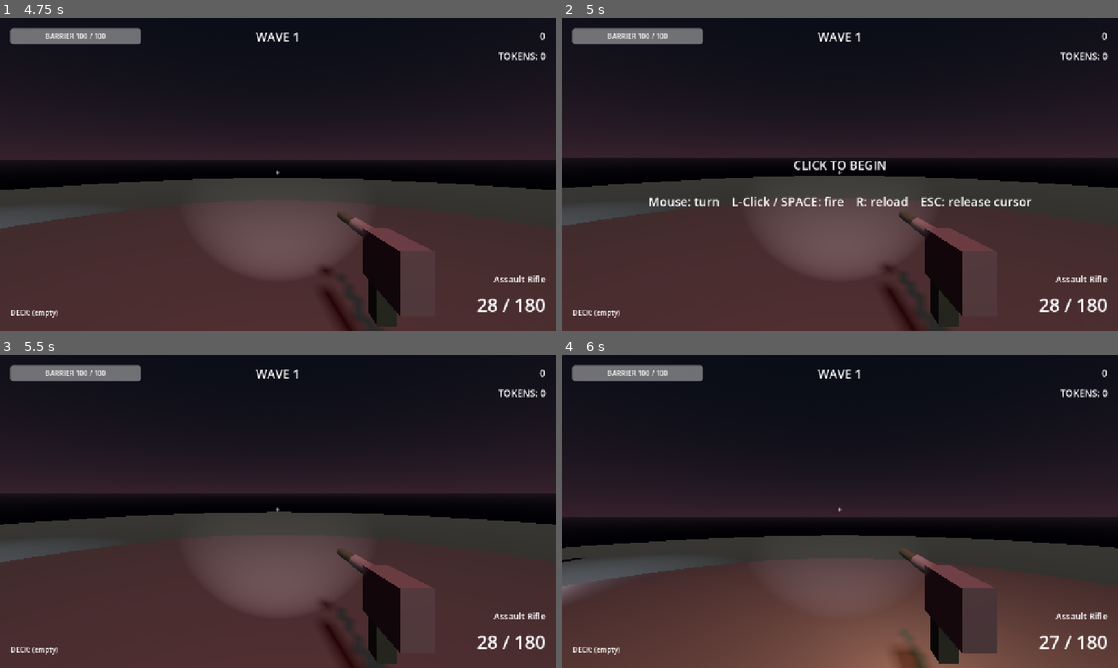
Above: before the commit, frames 1-4 (two rows, left to right).
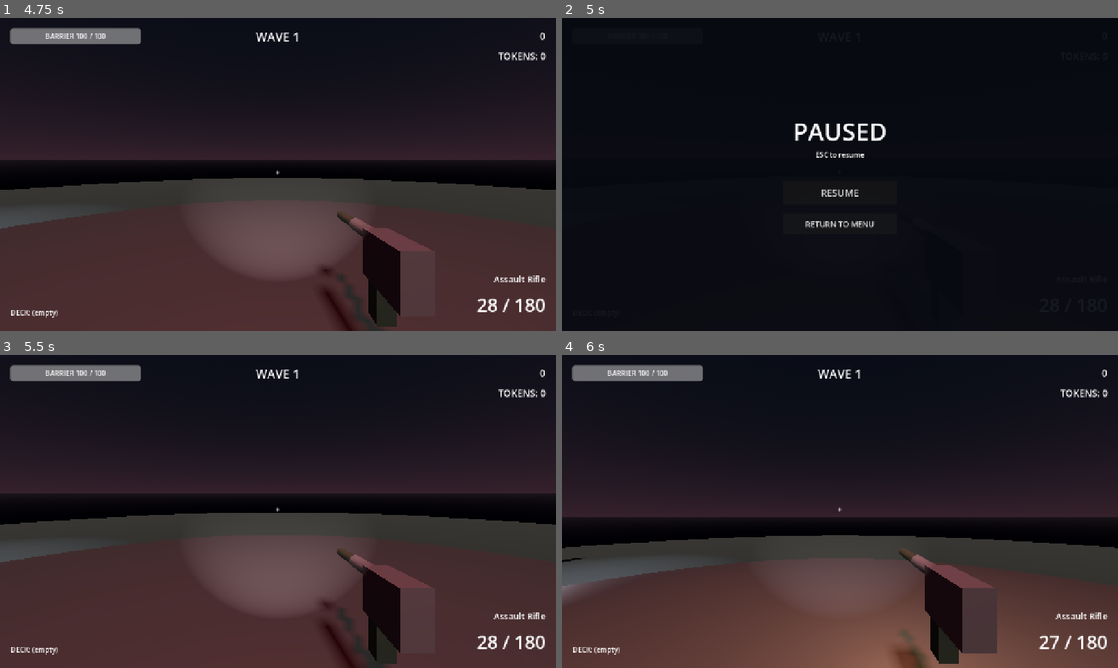
Above: after the commit, the same moments.

Repository: Josh-Buck/site-echo-7
Game: Godot game, scene res://scenes/ui/TitleScreen.tscn
Two runs of this game, one before a commit and one after it. Both use one fixed random seed, a clock stepped at 60 frames per second and the inputs below.
Inputs (mouse positions are in pixels of both pictures, inside the frame that each line leads up to):
- Up to frame 1 (4.75 s): click "START RUN" at 0.5 s; tap Enter at 1.25 s; move the mouse to (400, 158) at 1.27 s; press the mouse at (400, 158) at 1.28 s; tap Space at 1.52, 2.27, 3.77, 4.52 s; tap F12 (dev_reset) at 2 s; move the mouse to (250, 174) at 2.02 s; release the mouse at (250, 174) at 2.03 s; tap Q (swap_next) at 2.1 s; click (250, 174) at 2.17 s; move the mouse to (289, 168) at 2.77 s; hold 1 (swap_primary) 2.78-3.53 s; click (289, 168) at 2.92 s; move the mouse to (272, 180) at 3.52 s; tap 2 (swap_secondary) at 3.6 s; click (272, 180) at 3.67 s; move the mouse to (316, 177) at 4.27 s; hold 3 (swap_tertiary) from 4.28 s (still down); click (316, 177) at 4.42 s
- Up to frame 2 (5 s): keep holding 3 (swap_tertiary); tap Escape (pause) at 4.9 s
- Up to frame 3 (5.5 s): release 3 (swap_tertiary) at 5 s; click (278, 530) at 5 s, where only the run after the commit has a clickable "RESUME"
- Up to frame 4 (6 s): move the mouse to (795, 508) at 5.77 s; tap Enter at 5.85 s; click (795, 508) at 5.92 s

Frame 1 is identical in both runs. In frame 2, 60% of the frame differs, in the area x 0-100%, y 3-100%; in frame 3, less than 0.1%; in frame 4, less than 0.1%.

Commit message:
M3e: pause menu on ESC, tree pause, AudioMan keeps playing during pause

Diff:
--- a/autoload/AudioMan.gd
+++ b/autoload/AudioMan.gd
@@ -15,6 +15,8 @@
 
 func _ready() -> void:
 	print("[AudioMan] ready")
+	# Keep playing audio through pause-tree (so UI sounds work in pause menu).
+	process_mode = Node.PROCESS_MODE_ALWAYS
 	_build_pools()
 	# Apply master volume from saved settings (after MetaProgress loads in its _ready).
 	call_deferred("_apply_master_volume")
@@ -31,12 +33,14 @@
 	for i in POOL_SIZE:
 		var p2d := AudioStreamPlayer.new()
 		p2d.bus = &"Master"
+		p2d.process_mode = Node.PROCESS_MODE_ALWAYS
 		add_child(p2d)
 		_2d_pool.append(p2d)
 		var p3d := AudioStreamPlayer3D.new()
 		p3d.bus = &"Master"
 		p3d.max_distance = 40.0
 		p3d.unit_size = 5.0
+		p3d.process_mode = Node.PROCESS_MODE_ALWAYS
 		add_child(p3d)
 		_3d_pool.append(p3d)
 
--- a/scenes/Main.tscn
+++ b/scenes/Main.tscn
@@ -18,6 +18,7 @@
 [ext_resource type="PackedScene" uid="uid://b1wcxyz" path="res://scenes/ui/WaveComplete.tscn" id="16_wc"]
 [ext_resource type="PackedScene" uid="uid://b1carddraftxyz" path="res://scenes/ui/CardDraft.tscn" id="17_cd"]
 [ext_resource type="PackedScene" uid="uid://b1shopxyz" path="res://scenes/ui/Shop.tscn" id="18_shop"]
+[ext_resource type="PackedScene" uid="uid://b1pausemenuxyz" path="res://scenes/ui/PauseMenu.tscn" id="19_pause"]
 
 [node name="Main" type="Node3D"]
 script = ExtResource("1_main")
@@ -38,3 +39,5 @@
 [node name="Shop" parent="." instance=ExtResource("18_shop")]
 
 [node name="WaveComplete" parent="." instance=ExtResource("16_wc")]
+
+[node name="PauseMenu" parent="." instance=ExtResource("19_pause")]
--- a/scenes/player/Player.gd
+++ b/scenes/player/Player.gd
@@ -42,12 +42,6 @@
 		_yaw -= event.relative.x * sens
 		_pitch -= event.relative.y * sens
 		_pitch = clamp(_pitch, deg_to_rad(pitch_min_deg), deg_to_rad(pitch_max_deg))
-	elif event.is_action_pressed("pause"):
-		# Toggle pointer lock — useful for debugging in browser
-		if Input.mouse_mode == Input.MOUSE_MODE_CAPTURED:
-			Input.set_mouse_mode(Input.MOUSE_MODE_VISIBLE)
-		else:
-			Input.set_mouse_mode(Input.MOUSE_MODE_CAPTURED)
 	elif event.is_action_pressed("dev_reset"):
 		SaveSystem.wipe_meta()
 
--- /dev/null
+++ b/scenes/ui/PauseMenu.gd
@@ -0,0 +1,40 @@
+extends CanvasLayer
+
+@onready var panel: PanelContainer = $Panel
+@onready var resume_button: Button = $Panel/VBox/ResumeButton
+@onready var menu_button: Button = $Panel/VBox/MenuButton
+
+func _ready() -> void:
+	process_mode = Node.PROCESS_MODE_ALWAYS
+	panel.visible = false
+	resume_button.pressed.connect(_on_resume_pressed)
+	menu_button.pressed.connect(_on_menu_pressed)
+
+func _input(event: InputEvent) -> void:
+	if event.is_action_pressed("pause"):
+		if panel.visible:
+			_resume()
+		else:
+			_show()
+		get_viewport().set_input_as_handled()
+
+func _show() -> void:
+	panel.visible = true
+	get_tree().paused = true
+	Input.set_mouse_mode(Input.MOUSE_MODE_VISIBLE)
+	AudioMan.play_sfx("ui_click")
+
+func _resume() -> void:
+	panel.visible = false
+	get_tree().paused = false
+	Input.set_mouse_mode(Input.MOUSE_MODE_CAPTURED)
+	AudioMan.play_sfx("ui_click")
+
+func _on_resume_pressed() -> void:
+	_resume()
+
+func _on_menu_pressed() -> void:
+	AudioMan.play_sfx("ui_click")
+	get_tree().paused = false
+	SaveSystem.save_meta()
+	get_tree().change_scene_to_file("res://scenes/ui/TitleScreen.tscn")
--- /dev/null
+++ b/scenes/ui/PauseMenu.tscn
@@ -0,0 +1,60 @@
+[gd_scene load_steps=3 format=3 uid="uid://b1pausemenuxyz"]
+
+[ext_resource type="Script" path="res://scenes/ui/PauseMenu.gd" id="1_pause"]
+
+[sub_resource type="StyleBoxFlat" id="StyleBoxFlat_panel"]
+bg_color = Color(0.03, 0.04, 0.07, 0.94)
+
+[node name="PauseMenu" type="CanvasLayer"]
+layer = 20
+process_mode = 3
+script = ExtResource("1_pause")
+
+[node name="Panel" type="PanelContainer" parent="."]
+anchors_preset = 15
+anchor_right = 1.0
+anchor_bottom = 1.0
+grow_horizontal = 2
+grow_vertical = 2
+mouse_filter = 2
+theme_override_styles/panel = SubResource("StyleBoxFlat_panel")
+
+[node name="VBox" type="VBoxContainer" parent="Panel"]
+layout_mode = 2
+size_flags_horizontal = 4
+size_flags_vertical = 4
+alignment = 1
+
+[node name="TitleLabel" type="Label" parent="Panel/VBox"]
+layout_mode = 2
+theme_override_font_sizes/font_size = 56
+text = "PAUSED"
+horizontal_alignment = 1
+
+[node name="SubtitleLabel" type="Label" parent="Panel/VBox"]
+layout_mode = 2
+theme_override_font_sizes/font_size = 16
+text = "ESC to resume"
+horizontal_alignment = 1
+
+[node name="Spacer1" type="Control" parent="Panel/VBox"]
+layout_mode = 2
+custom_minimum_size = Vector2(0, 40)
+
+[node name="ResumeButton" type="Button" parent="Panel/VBox"]
+layout_mode = 2
+size_flags_horizontal = 4
+custom_minimum_size = Vector2(260, 56)
+theme_override_font_sizes/font_size = 22
+text = "RESUME"
+
+[node name="Spacer2" type="Control" parent="Panel/VBox"]
+layout_mode = 2
+custom_minimum_size = Vector2(0, 12)
+
+[node name="MenuButton" type="Button" parent="Panel/VBox"]
+layout_mode = 2
+size_flags_horizontal = 4
+custom_minimum_size = Vector2(260, 48)
+theme_override_font_sizes/font_size = 18
+text = "RETURN TO MENU"
Not shown: 1 places in scenes/Main.tscn that only renumber resources
